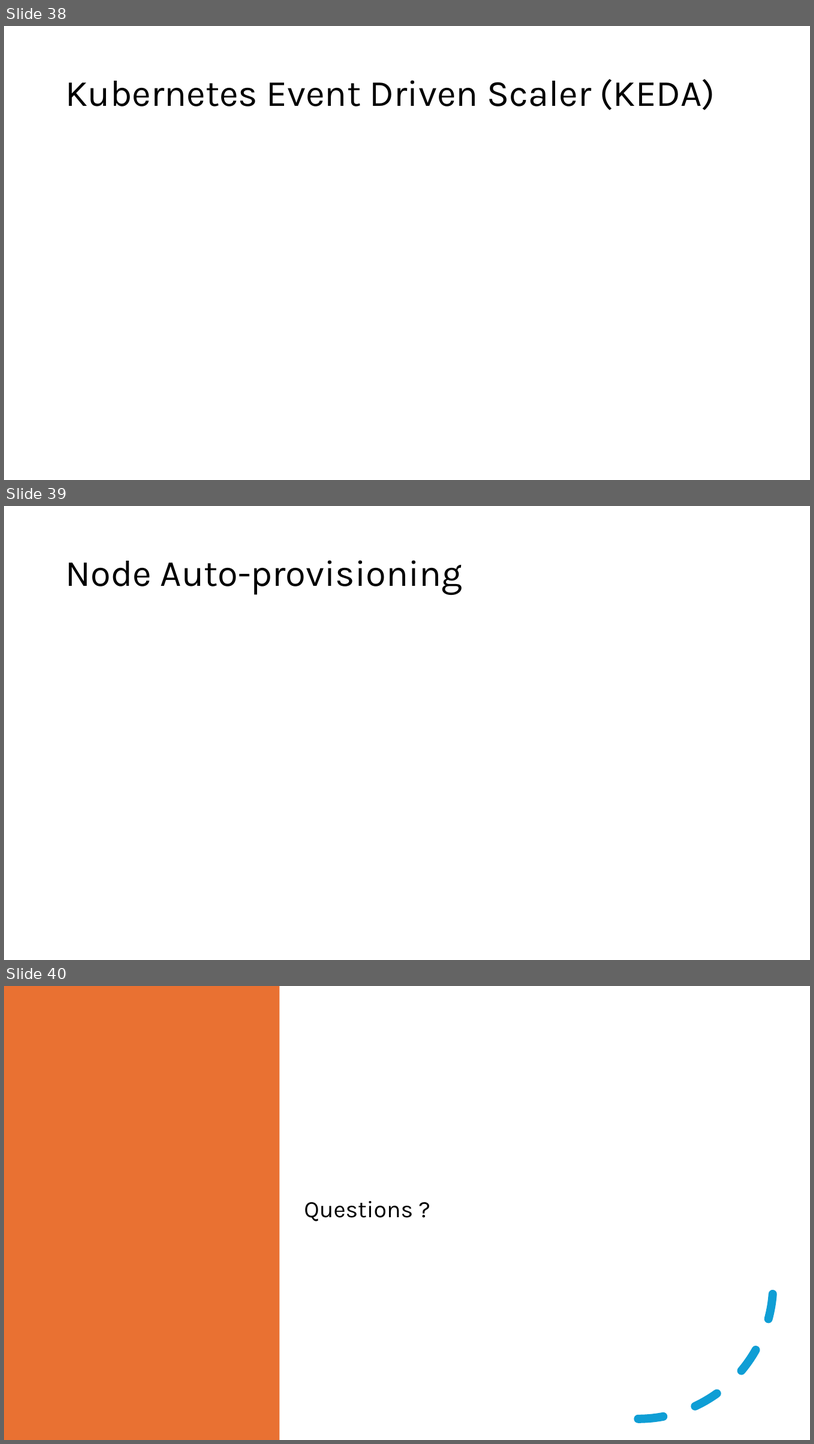
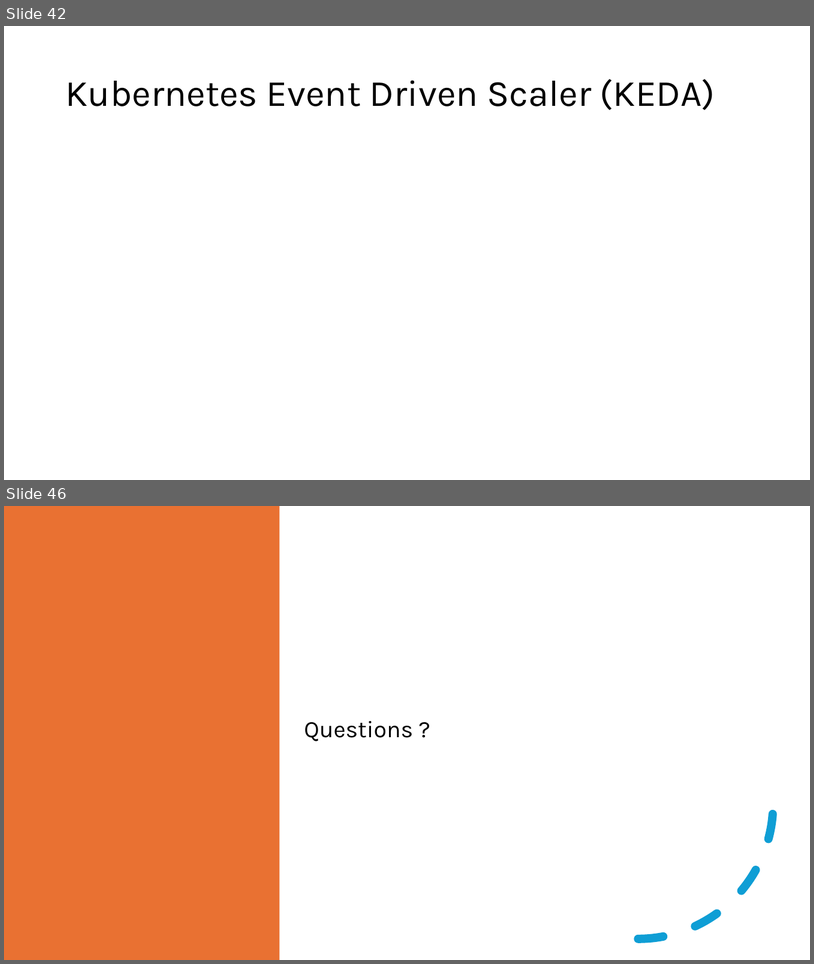
Before and after one commit to fhbilgen/AKSWorkshop, a slide deck: AKS_02_Node_Pools.pptx. Shown one above the other, each under a label of ours: slides 38, 39 and 40 before the commit, slides 42 and 46 after it; the slides between them are not shown. The pictures are 814x1444 and 814x964 pixels, drawn with LibreOffice and Linux fonts; fonts in the diff are those of the drawing. Boxes give left, top, right and bottom in pixels: in the first picture for what was removed or moved away, otherwise in the second. Text is boxed around its words. In the diff, an @@ line names an element or a change of style, - is before the commit and + after.

Commit message:
Finished topics in Node Pool

```diff
--- a/AKS_02_Node_Pools.pptx
+++ b/AKS_02_Node_Pools.pptx
@@ slide 39 removed at box(4, 506, 810, 960), background #FFFFFF @@
@@ title removed at box(65, 560, 463, 595) @@
-Node Auto-provisioning
@@ what was slide 38 is now slide 42 @@
@@ what was slide 40 is now slide 46 @@
```
Also in this commit, not shown: 8 slides added, 1 other slide removed, 6 other files.
